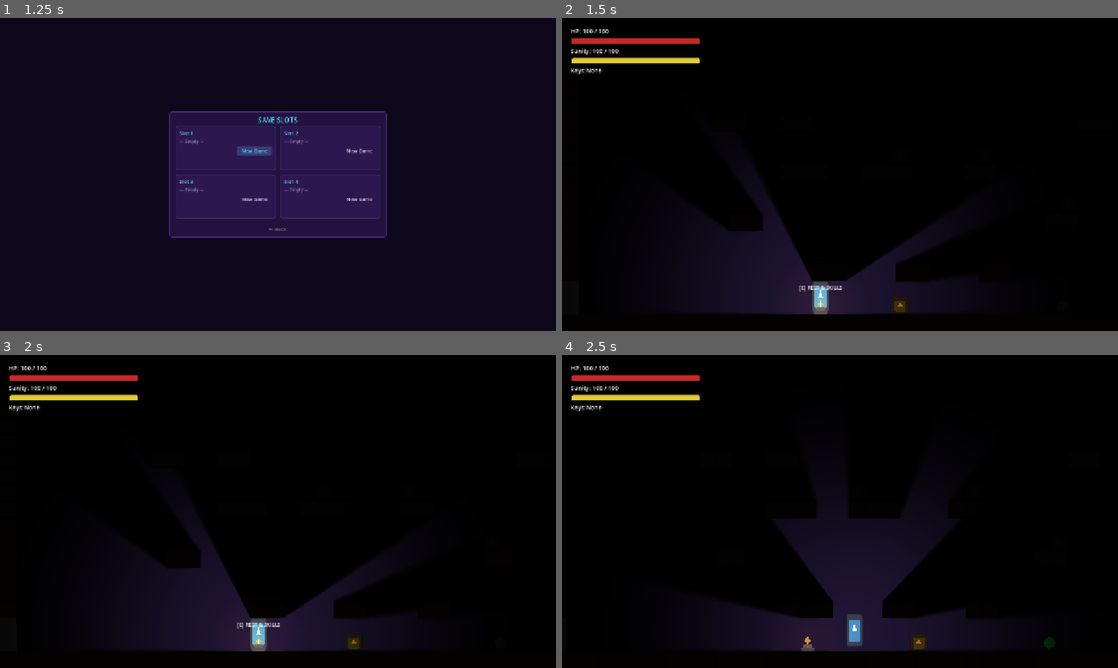
Above: before the commit, frames 1-4 (two rows, left to right).
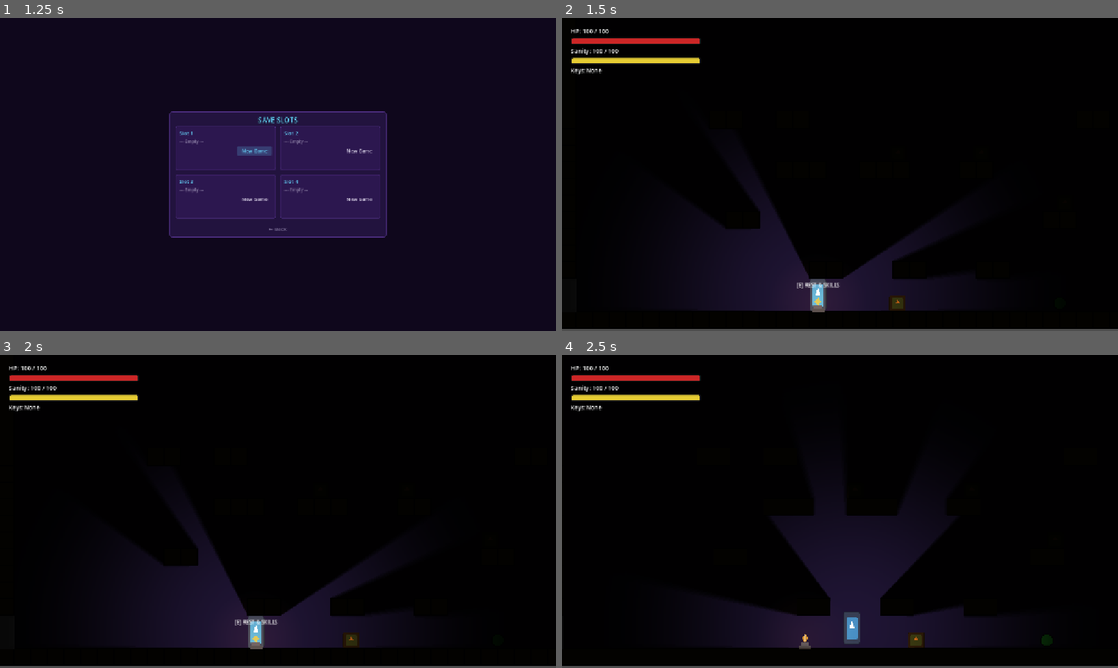
Above: after the commit, the same moments.

Repository: hikarirainbow/New-Project
Game: Godot game, scene res://scenes/ui/main_menu.tscn
Same seed, same stepped clock (60 frames per second), same inputs: the game is played once before the commit and once after it. The engine's default icon, where the game draws it, is replaced by a stand-in: a white triangle on a blue panel in a dark square.
Inputs (mouse positions are in pixels of both pictures, inside the frame that each line leads up to):
- Up to frame 1 (1.25 s): click "Play" at 0.5 s
- Up to frame 2 (1.5 s): click "New Game" at 1.25 s
- Up to frame 3 (2 s): no input
- Up to frame 4 (2.5 s): tap Enter at 2 s; move the mouse to (867, 511) at 2.02 s; hold Up from 2.03 s (still down); tap X (attack) at 2.1 s; tap Space (jump) at 2.27 s; tap C (dash) at 2.3 s

Frame 1 is identical in both runs. In frame 2, 1.9% of the frame differs, in the area x 0-100%, y 62-100%; in frame 3, 1.8%; in frame 4, 2.0%, in the area x 0-100%, y 46-100%.

Commit message:
chore: baseline before camera feel adjustments

Diff:
--- /dev/null
+++ b/node_2d.tscn
@@ -0,0 +1,3 @@
+[gd_scene format=3 uid="uid://ljggaeh6wcbl"]
+
+[node name="Node2D" type="Node2D" unique_id=456593568]
--- a/project.godot
+++ b/project.godot
@@ -67,5 +67,4 @@
 
 [rendering]
 
-textures/canvas_textures/default_texture_filter=1
 rendering_device/driver.windows="d3d12"
--- a/scenes/player/player.tscn
+++ b/scenes/player/player.tscn
@@ -1,42 +1,20 @@
-[gd_scene load_steps=28 format=3 uid="uid://c1c2o7i1jjmyx"]
+[gd_scene format=3 uid="uid://c1c2o7i1jjmyx"]
 
-[ext_resource type="Script" path="res://scenes/player/player.gd" id="1_player_gd"]
-[ext_resource type="Texture2D" path="res://icon.svg" id="2_player_icon"]
-[ext_resource type="Script" path="res://scenes/player/components/attack_component.gd" id="3_attack_component_gd"]
-[ext_resource type="Script" path="res://scenes/player/components/dash_component.gd" id="4_dash_component_gd"]
-[ext_resource type="Script" path="res://scenes/player/components/light_component.gd" id="5_light_component_gd"]
-[ext_resource type="Script" path="res://scenes/player/components/climb_component.gd" id="6_climb_component_gd"]
-[ext_resource type="Script" path="res://scenes/player/components/animation_component.gd" id="7_animation_component_gd"]
-[ext_resource type="Script" path="res://scenes/player/components/corruption_component.gd" id="8_corruption_component_gd"]
-[ext_resource type="Script" path="res://scenes/player/components/skill_component.gd" id="9_skill_component_gd"]
-
+[ext_resource type="Script" uid="uid://c8wj401j1yimo" path="res://scenes/player/player.gd" id="1_player_gd"]
+[ext_resource type="Texture2D" uid="uid://4q335xxs2p" path="res://icon.svg" id="2_player_icon"]
+[ext_resource type="Script" uid="uid://bnbum5853p5eg" path="res://scenes/player/components/attack_component.gd" id="3_attack_component_gd"]
+[ext_resource type="Script" uid="uid://cfju8qinc347e" path="res://scenes/player/components/dash_component.gd" id="4_dash_component_gd"]
+[ext_resource type="Script" uid="uid://cj48wqy6r6b3y" path="res://scenes/player/components/light_component.gd" id="5_light_component_gd"]
+[ext_resource type="Script" uid="uid://peuh6dywnui4" path="res://scenes/player/components/climb_component.gd" id="6_climb_component_gd"]
+[ext_resource type="Script" uid="uid://cdstvdrs5dty6" path="res://scenes/player/components/animation_component.gd" id="7_animation_component_gd"]
+[ext_resource type="Script" uid="uid://bnlt4hysc8elc" path="res://scenes/player/components/corruption_component.gd" id="8_corruption_component_gd"]
+[ext_resource type="Script" uid="uid://dr3oe3obojeu0" path="res://scenes/player/components/skill_component.gd" id="9_skill_component_gd"]
 
 [sub_resource type="RectangleShape2D" id="RectangleShape2D_player"]
 size = Vector2(28, 56)
 
 [sub_resource type="RectangleShape2D" id="RectangleShape2D_attack"]
 size = Vector2(50, 10)
-
-[sub_resource type="Animation" id="Animation_idle"]
-length = 0.1
-
-[sub_resource type="Animation" id="Animation_run"]
-length = 0.1
-
-[sub_resource type="Animation" id="Animation_jump_rise"]
-length = 0.1
-
-[sub_resource type="Animation" id="Animation_jump_fall"]
-length = 0.1
-
-[sub_resource type="Animation" id="Animation_land"]
-length = 0.1
-
-[sub_resource type="Animation" id="Animation_turn"]
-length = 0.1
-
-[sub_resource type="Animation" id="Animation_dash"]
-length = 0.1
 
 [sub_resource type="Animation" id="Animation_attack_1"]
 length = 0.1
@@ -53,37 +31,57 @@
 [sub_resource type="Animation" id="Animation_climb_step"]
 length = 0.1
 
+[sub_resource type="Animation" id="Animation_dash"]
+length = 0.1
+
+[sub_resource type="Animation" id="Animation_defeated"]
+length = 0.1
+
 [sub_resource type="Animation" id="Animation_grabbed"]
 length = 0.1
 
 [sub_resource type="Animation" id="Animation_hurt"]
 length = 0.1
 
-[sub_resource type="Animation" id="Animation_defeated"]
+[sub_resource type="Animation" id="Animation_idle"]
+length = 0.1
+
+[sub_resource type="Animation" id="Animation_jump_fall"]
+length = 0.1
+
+[sub_resource type="Animation" id="Animation_jump_rise"]
+length = 0.1
+
+[sub_resource type="Animation" id="Animation_land"]
+length = 0.1
+
+[sub_resource type="Animation" id="Animation_run"]
+length = 0.1
+
+[sub_resource type="Animation" id="Animation_turn"]
 length = 0.1
 
 [sub_resource type="AnimationLibrary" id="AnimationLibrary_player"]
 _data = {
-"attack_1": SubResource("Animation_attack_1"),
-"attack_2": SubResource("Animation_attack_2"),
-"attack_3": SubResource("Animation_attack_3"),
-"climb_rise": SubResource("Animation_climb_rise"),
-"climb_step": SubResource("Animation_climb_step"),
-"dash": SubResource("Animation_dash"),
-"defeated": SubResource("Animation_defeated"),
-"grabbed": SubResource("Animation_grabbed"),
-"hurt": SubResource("Animation_hurt"),
-"idle": SubResource("Animation_idle"),
-"jump_fall": SubResource("Animation_jump_fall"),
-"jump_rise": SubResource("Animation_jump_rise"),
-"land": SubResource("Animation_land"),
-"run": SubResource("Animation_run"),
-"turn": SubResource("Animation_turn")
+&"attack_1": SubResource("Animation_attack_1"),
+&"attack_2": SubResource("Animation_attack_2"),
+&"attack_3": SubResource("Animation_attack_3"),
+&"climb_rise": SubResource("Animation_climb_rise"),
+&"climb_step": SubResource("Animation_climb_step"),
+&"dash": SubResource("Animation_dash"),
+&"defeated": SubResource("Animation_defeated"),
+&"grabbed": SubResource("Animation_grabbed"),
+&"hurt": SubResource("Animation_hurt"),
+&"idle": SubResource("Animation_idle"),
+&"jump_fall": SubResource("Animation_jump_fall"),
+&"jump_rise": SubResource("Animation_jump_rise"),
+&"land": SubResource("Animation_land"),
+&"run": SubResource("Animation_run"),
+&"turn": SubResource("Animation_turn")
 }
 
 [node name="Player" type="CharacterBody2D" unique_id=755196729]
 collision_layer = 2
-collision_mask = 1
 script = ExtResource("1_player_gd")
 
 [node name="Sprite2D" type="Sprite2D" parent="." unique_id=856507457]
@@ -95,7 +93,7 @@
 shape = SubResource("RectangleShape2D_player")
 
 [node name="Camera2D" type="Camera2D" parent="." unique_id=175367551]
-zoom = Vector2(1.5, 1.5)
+offset = Vector2(5, 5)
 position_smoothing_enabled = true
 position_smoothing_speed = 8.0
 
@@ -109,28 +107,26 @@
 shape = SubResource("RectangleShape2D_attack")
 disabled = true
 
-[node name="AttackComponent" type="Node2D" parent="."]
+[node name="AttackComponent" type="Node2D" parent="." unique_id=604077988]
 script = ExtResource("3_attack_component_gd")
 
-[node name="DashComponent" type="Node" parent="."]
+[node name="DashComponent" type="Node" parent="." unique_id=1491419929]
 script = ExtResource("4_dash_component_gd")
 
-[node name="LightComponent" type="Node2D" parent="."]
+[node name="LightComponent" type="Node2D" parent="." unique_id=230716293]
 script = ExtResource("5_light_component_gd")
 
-[node name="ClimbComponent" type="Node2D" parent="."]
+[node name="ClimbComponent" type="Node2D" parent="." unique_id=528213334]
 script = ExtResource("6_climb_component_gd")
 
-[node name="AnimationPlayer" type="AnimationPlayer" parent="."]
-libraries = {
-"": SubResource("AnimationLibrary_player")
-}
+[node name="AnimationPlayer" type="AnimationPlayer" parent="." unique_id=84865623]
+libraries/ = SubResource("AnimationLibrary_player")
 
-[node name="AnimationComponent" type="Node2D" parent="."]
+[node name="AnimationComponent" type="Node2D" parent="." unique_id=371032432]
 script = ExtResource("7_animation_component_gd")
 
-[node name="CorruptionComponent" type="Node2D" parent="."]
+[node name="CorruptionComponent" type="Node2D" parent="." unique_id=1860882647]
 script = ExtResource("8_corruption_component_gd")
 
-[node name="SkillComponent" type="Node2D" parent="."]
+[node name="SkillComponent" type="Node2D" parent="." unique_id=2096865523]
 script = ExtResource("9_skill_component_gd")
--- a/scripts/input_manager.gd
+++ b/scripts/input_manager.gd
@@ -9,7 +9,9 @@
 	"jump": KEY_SPACE,
 	"dash": KEY_C,
 	"attack": KEY_X,
-	"inventory": KEY_ALT
+	"inventory": KEY_ALT,
+	"look_up": KEY_W,
+	"look_down": KEY_S
 }
 
 var current_controls: Dictionary = {}
@@ -73,6 +75,16 @@
 		event.physical_keycode = keycode
 		InputMap.action_add_event(action, event)
 
+		# Thêm phím mũi tên phụ cho look_up và look_down
+		if action == "look_up":
+			var arrow_event := InputEventKey.new()
+			arrow_event.physical_keycode = KEY_UP
+			InputMap.action_add_event(action, arrow_event)
+		elif action == "look_down":
+			var arrow_event := InputEventKey.new()
+			arrow_event.physical_keycode = KEY_DOWN
+			InputMap.action_add_event(action, arrow_event)
+
 # Thay đổi phím bấm cho một hành động
 func remap_action(action_name: String, new_keycode: int) -> void:
 	current_controls[action_name] = new_keycode
Not shown, added: export_presets.cfg
Not shown, added: New Game Project.console.exe
Not shown, added: New Game Project.exe
Not shown, added: New Game Project.pck.bak
